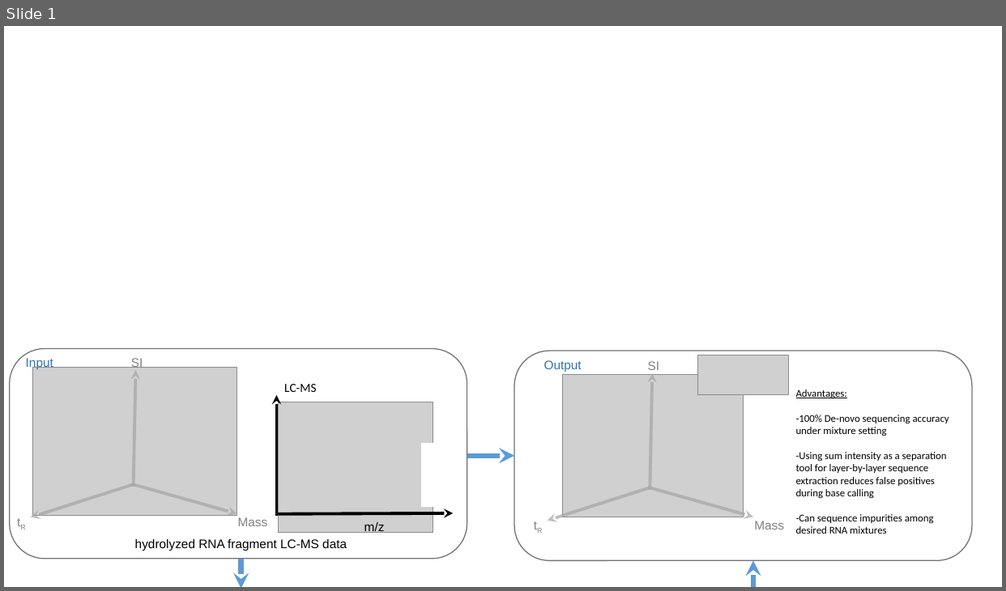
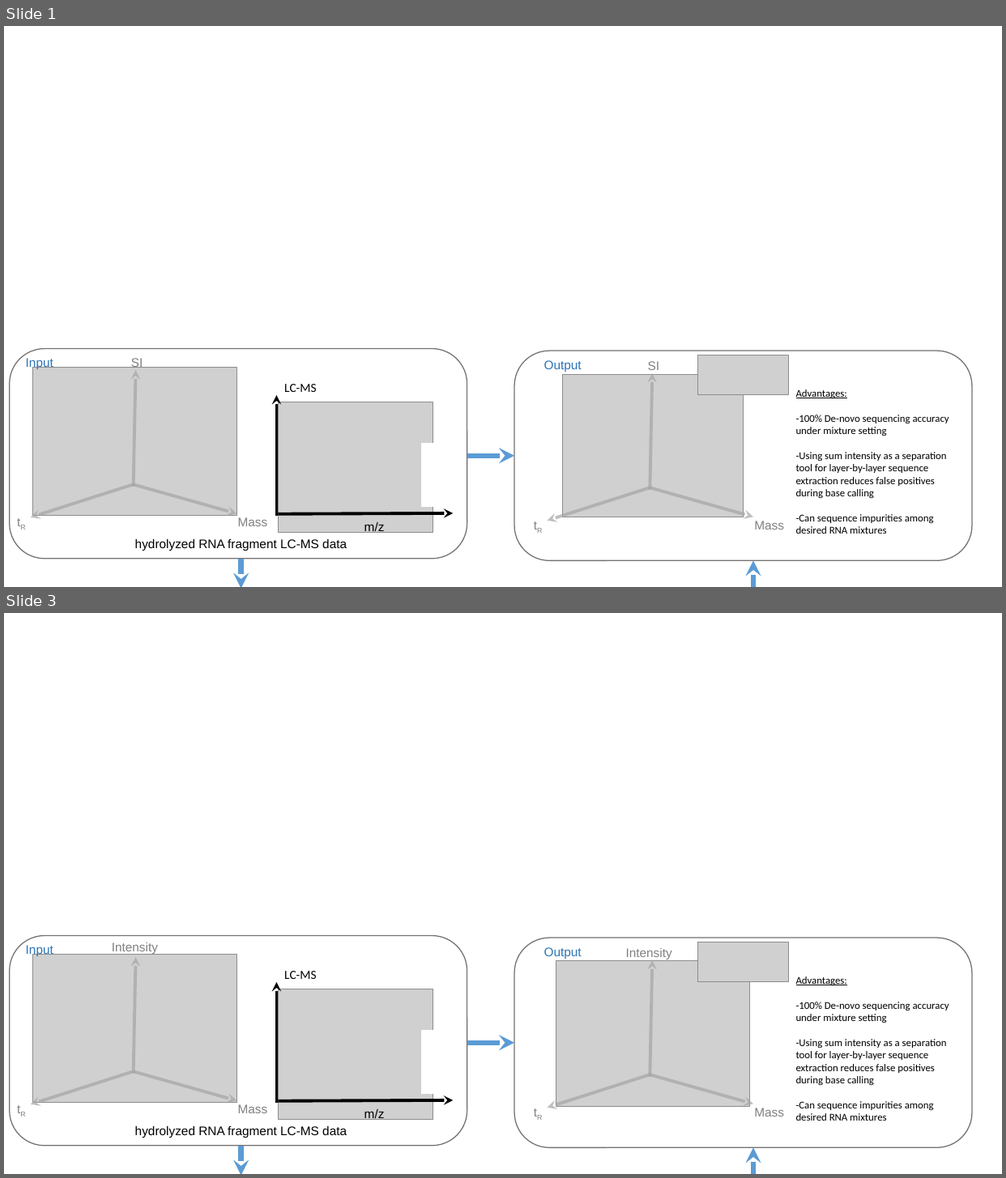
Before and after one commit to Shangsi-Lin/RNA_simulation, a slide deck: Data/sgRNA/Figure1/Figure 1 new version 0227.pptx. Shown one above the other, each under a label of ours: slide 1 before the commit, slides 1 and 3 after it; the slides between them are not shown. The pictures are 1006x591 and 1006x1178 pixels, drawn with LibreOffice and Linux fonts; fonts in the diff are those of the drawing; grey boxes stand for pictures. Boxes give left, top, right and bottom in pixels: in the first picture for what was removed or moved away, otherwise in the second. Text is boxed around its words. In the diff, an @@ line names an element or a change of style, - is before the commit and + after.

```diff
--- a/Data/sgRNA/Figure1/Figure 1 new version 0227.pptx
+++ b/Data/sgRNA/Figure1/Figure 1 new version 0227.pptx
@@ slide 3 added at (4,613,1002,1174), background #FFFFFF @@
@@ rounded rectangle added at (9,935,467,1146), outline #767171 1 pt @@
@@ text added at (26,945,53,956), 12 pt, text #2E75B6 @@
+Input
@@ text added at (112,943,158,955), 12 pt, text #808080 @@
+Intensity
@@ rounded rectangle added at (514,938,972,1148), outline #767171 1 pt @@
@@ text added at (544,948,582,959), 12 pt, text #2E75B6 @@
+Output
@@ text added at (626,948,672,960), 12 pt, text #808080 @@
+Intensity
@@ picture added at (698,943,790,982) @@
@@ picture added at (32,954,236,1102) @@
@@ arrow added from (134, 1073) to (136, 957), #A5A5A5 3 pt @@
@@ text added at (284,971,316,979), 12 pt, text #000000 @@
+LC-MS
@@ picture added at (556,960,750,1107) @@
@@ arrow added from (650, 1077) to (652, 960), #A5A5A5 3 pt @@
@@ text added at (796,977,949,1121), 10 pt, text #000000 @@
+Advantages:
+-100% De-novo sequencing accuracy under mixture setting
+-Using sum intensity as a separation tool for layer-by-layer sequence extraction reduces false positives during base calling
+-Can sequence impurities among desired RNA mixtures
@@ arrow added from (276, 1103) to (276, 982), #000000 3 pt @@
@@ picture added at (278,990,433,1120) @@
@@ rectangle added at (422,1031,446,1093), fill #FFFFFF, outline #FFFFFF 1 pt @@
@@ arrow added from (467, 1043) to (514, 1043), #5B9BD5 5 pt @@
@@ arrow added from (134, 1072) to (31, 1105), #A5A5A5 3 pt @@
@@ arrow added from (134, 1072) to (236, 1101), #A5A5A5 3 pt @@
@@ text added at (4,1098,39,1123), 12 pt, text #808080 @@
+tR
@@ arrow added from (650, 1075) to (548, 1108), #A5A5A5 3 pt @@
@@ arrow added from (650, 1075) to (753, 1104), #A5A5A5 3 pt @@
@@ text added at (238,1105,268,1114), 12 pt, text #808080 @@
+Mass
@@ arrow added from (278, 1101) to (454, 1101), #000000 3 pt @@
@@ text added at (364,1110,385,1122), 12 pt, text #000000 @@
+m/z
@@ text added at (521,1101,555,1127), 12 pt, text #808080 @@
+tR
@@ text added at (754,1108,784,1117), 12 pt, text #808080 @@
+Mass
@@ text added at (135,1127,347,1138), 12 pt, text #000000 @@
+hydrolyzed RNA fragment LC-MS data
@@ arrow added from (241, 1146) to (241, 1174), #5B9BD5 5 pt @@
@@ arrow added from (753, 1174) to (753, 1148), #5B9BD5 5 pt @@
```
Also in this commit, not shown: 1 slide changed, 1 other slide added, 12 other files.
